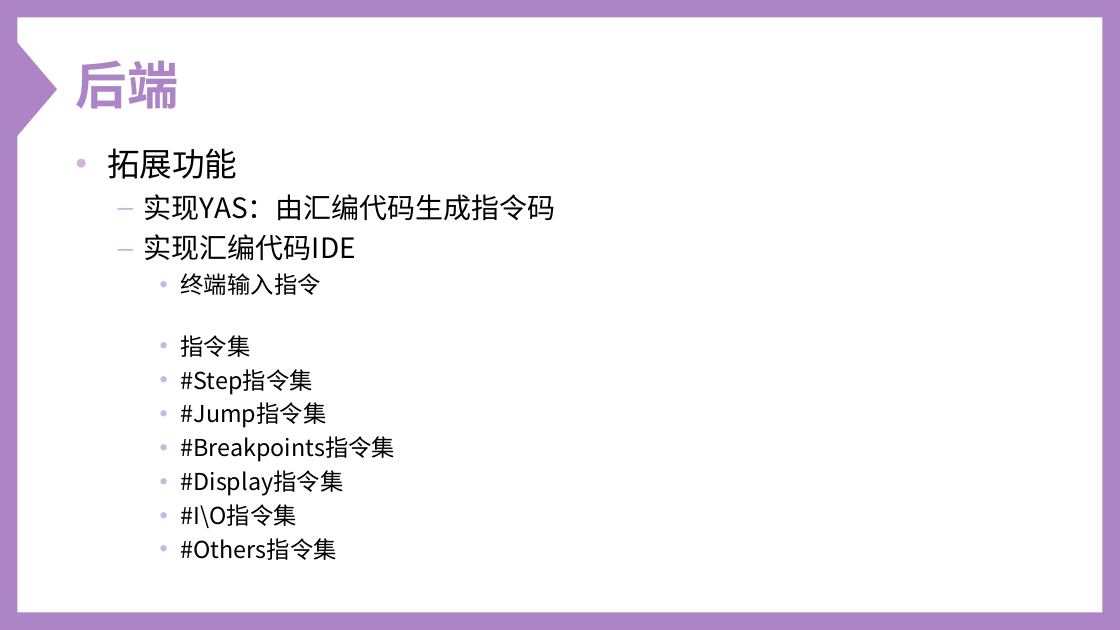
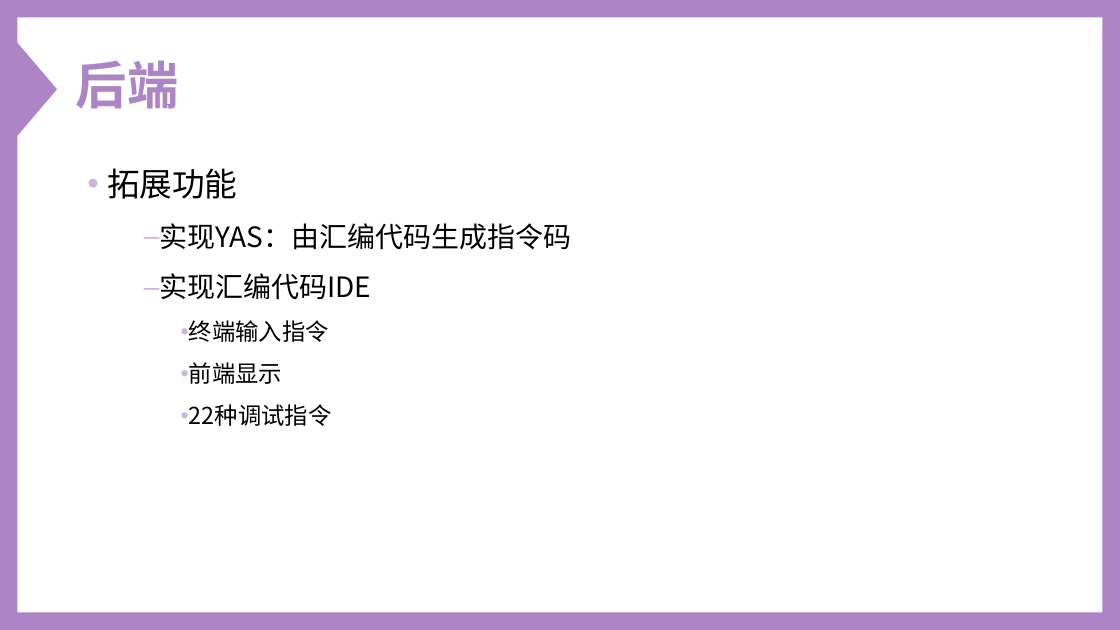
Before and after one commit to Oxer11/Y86, a slide deck: slide 7 of doc/Y-86 Simulator.ppt. Drawn at 1120x630 pixels with LibreOffice and Linux fonts; fonts in the diff are those of the drawing. Boxes give left, top, right and bottom in pixels: in the first picture for what was removed or moved away, otherwise in the second. Text is boxed around its words. In the diff, an @@ line names an element or a change of style, - is before the commit and + after.

```diff
--- a/doc/Y-86 Simulator.ppt
+++ b/doc/Y-86 Simulator.ppt
@@ freeform shape at [0, 0, 1119, 630]: outline redrawn @@
@@ text at [107, 168, 571, 342]: indent changed; line spacing 1 to 1.5; less space between paragraphs @@
@@ text at [189, 362, 332, 426]: text changed @@
-    • 指令集
-    • #Step指令集
-    • #Jump指令集
-    • #Breakpoints指令集
-    • #Display指令集
-    • #I\O指令集
-    • #Others指令集
+    • 前端显示
+    • 22种调试指令
```
Also in this commit, not shown: 23 other slides changed, 1 slide added, 2 slides removed, 4 other files.
